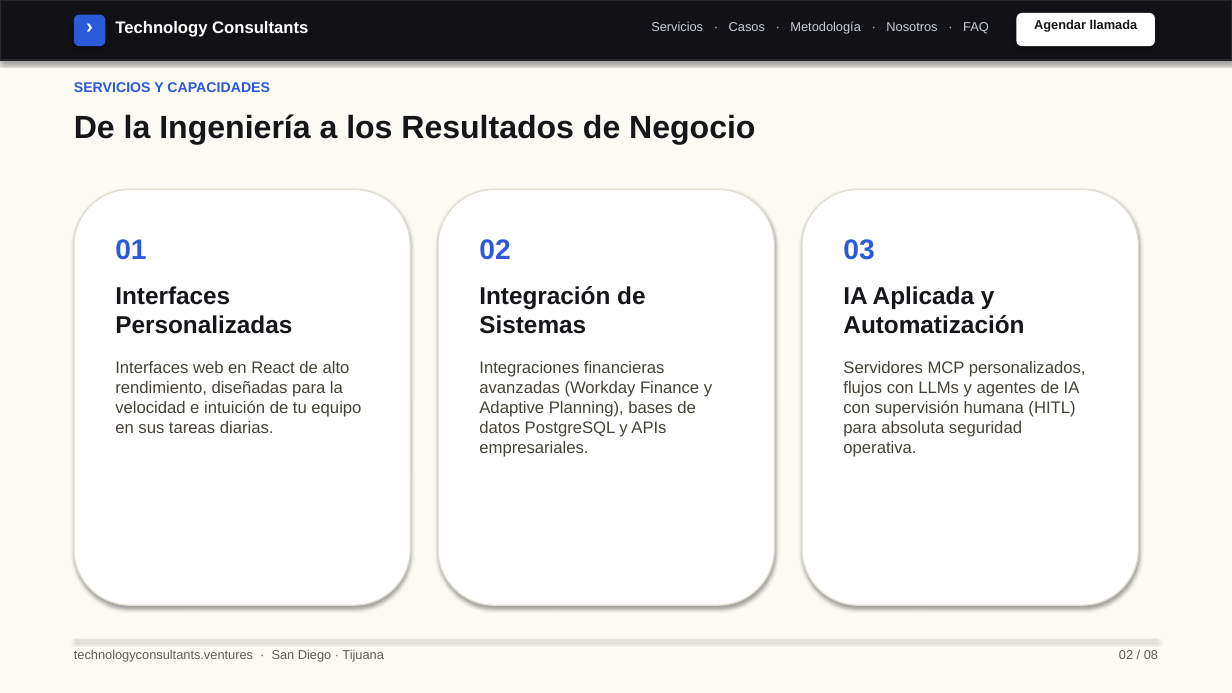
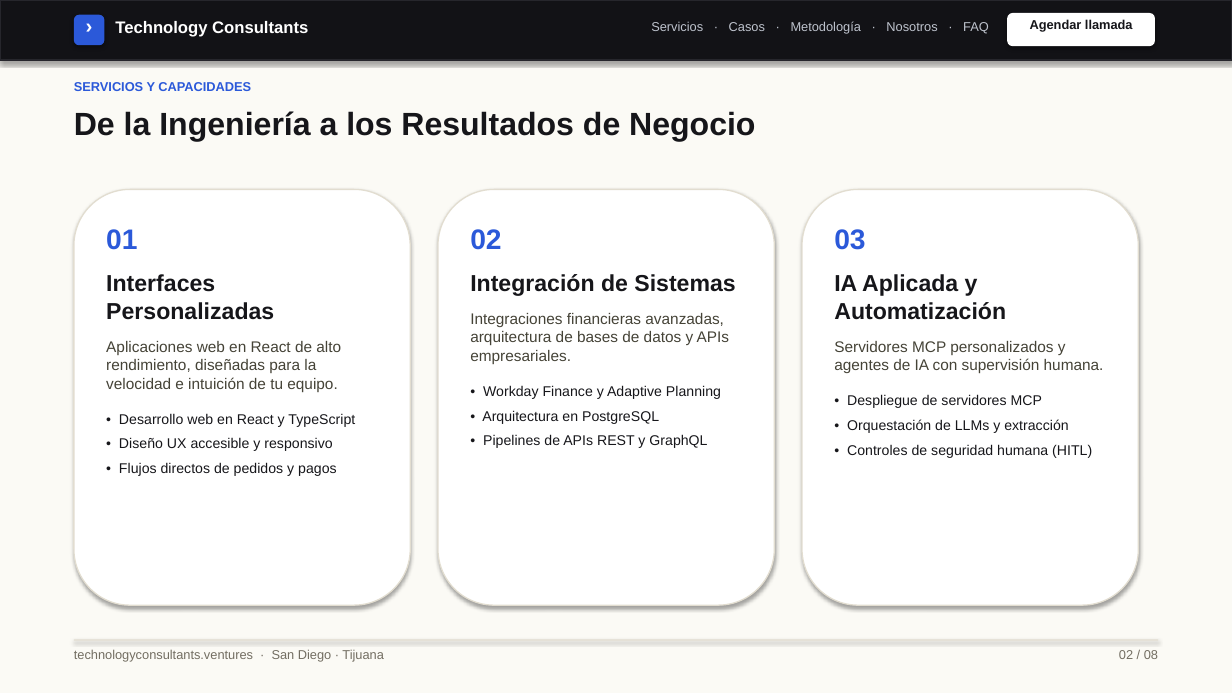
Before and after one commit to rguido198/TechnologyConsultantsVentures, a slide deck: slide 2 of Technology_Consultants_A_Quien_Enviarme_MX.pptx. Drawn at 1232x693 pixels with LibreOffice and Linux fonts; fonts in the diff are those of the drawing. Boxes give left, top, right and bottom in pixels: in the first picture for what was removed or moved away, otherwise in the second. Text is boxed around its words. In the diff, an @@ line names an element or a change of style, - is before the commit and + after.

Commit message:
Enhance PowerPoint decks with split 2-column hero layout, zero-margin text frames, and polished visual hierarchy

```diff
--- a/Technology_Consultants_A_Quien_Enviarme_MX.pptx
+++ b/Technology_Consultants_A_Quien_Enviarme_MX.pptx
@@ text "Servicios · Casos · Metodología ..." at <box>651,21,989,34</box>: text colour #C8CDD7 to #BEC3CD @@
@@ text "Agendar llamada": place and size @@
-text "Agendar llamada" at <box>1034,19,1138,32</box>
+text "Agendar llamada" at <box>1030,19,1133,32</box>
@@ rounded rectangle: place and size @@
-rounded rectangle at <box>1017,13,1155,46</box>
+rounded rectangle at <box>1007,13,1155,46</box>
@@ text "SERVICIOS Y CAPACIDADES" at <box>74,82,251,91</box>: size 11 to 10 pt @@
@@ text at <box>106,229,274,320</box>: size 19 to 18 pt in "Interfaces Personalizadas"; less space between paragraphs @@
@@ text at <box>470,229,735,296</box>: size 19 to 18 pt in "Integración de Sistemas"; less space between paragraphs @@
@@ text at <box>834,229,1006,320</box>: size 19 to 18 pt in "IA Aplicada y Automatización"; less space between paragraphs @@
@@ text at <box>470,313,729,448</box>: text changed; size 13 to 11 pt; text colour #454337 to #16161A @@
-Integraciones financieras avanzadas (Workday Finance y Adaptive Planning), bases de datos PostgreSQL y APIs empresariales.
+Integraciones financieras avanzadas, arquitectura de bases de datos y APIs empresariales.
+• Workday Finance y Adaptive Planning
+• Arquitectura en PostgreSQL
+• Pipelines de APIs REST y GraphQL
@@ text at <box>106,341,355,476</box>: text changed; size 13 to 11 pt; text colour #454337 to #16161A @@
-Interfaces web en React de alto rendimiento, diseñadas para la velocidad e intuición de tu equipo en sus tareas diarias.
+Aplicaciones web en React de alto rendimiento, diseñadas para la velocidad e intuición de tu equipo.
+• Desarrollo web en React y TypeScript
+• Diseño UX accesible y responsivo
+• Flujos directos de pedidos y pagos
@@ text at <box>834,341,1104,458</box>: text changed; size 13 to 11 pt; text colour #454337 to #16161A @@
-Servidores MCP personalizados, flujos con LLMs y agentes de IA con supervisión humana (HITL) para absoluta seguridad operativa.
+Servidores MCP personalizados y agentes de IA con supervisión humana.
+• Despliegue de servidores MCP
+• Orquestación de LLMs y extracción
+• Controles de seguridad humana (HITL)
@@ text "technologyconsultants.ventures · San Diego · ..." at <box>74,649,384,662</box>: text colour #5F5C52 to #736E62 @@
@@ text "02 / 08" at <box>1119,650,1158,659</box>: text colour #5F5C52 to #736E62 @@
```
Also in this commit, not shown: 7 other slides changed, 1 other file.
